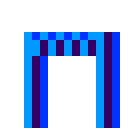
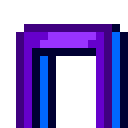
Comparing the layer stacks of the two w=128, h=128 images. Changes:
added layer "Layer copy" above "Layer" over [16, 24, 128, 128]
hid "Layer" over [24, 32, 120, 128]
